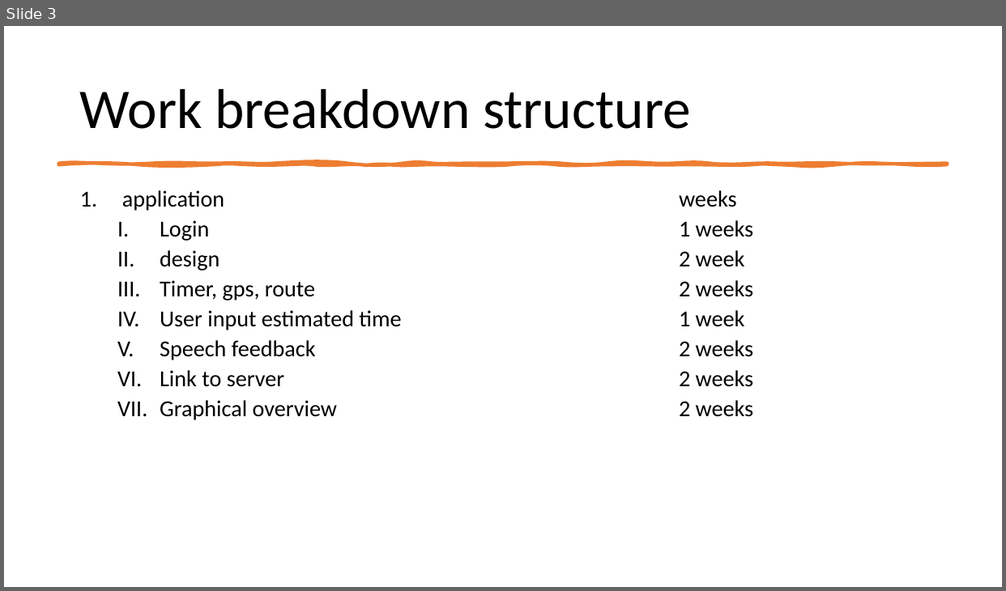
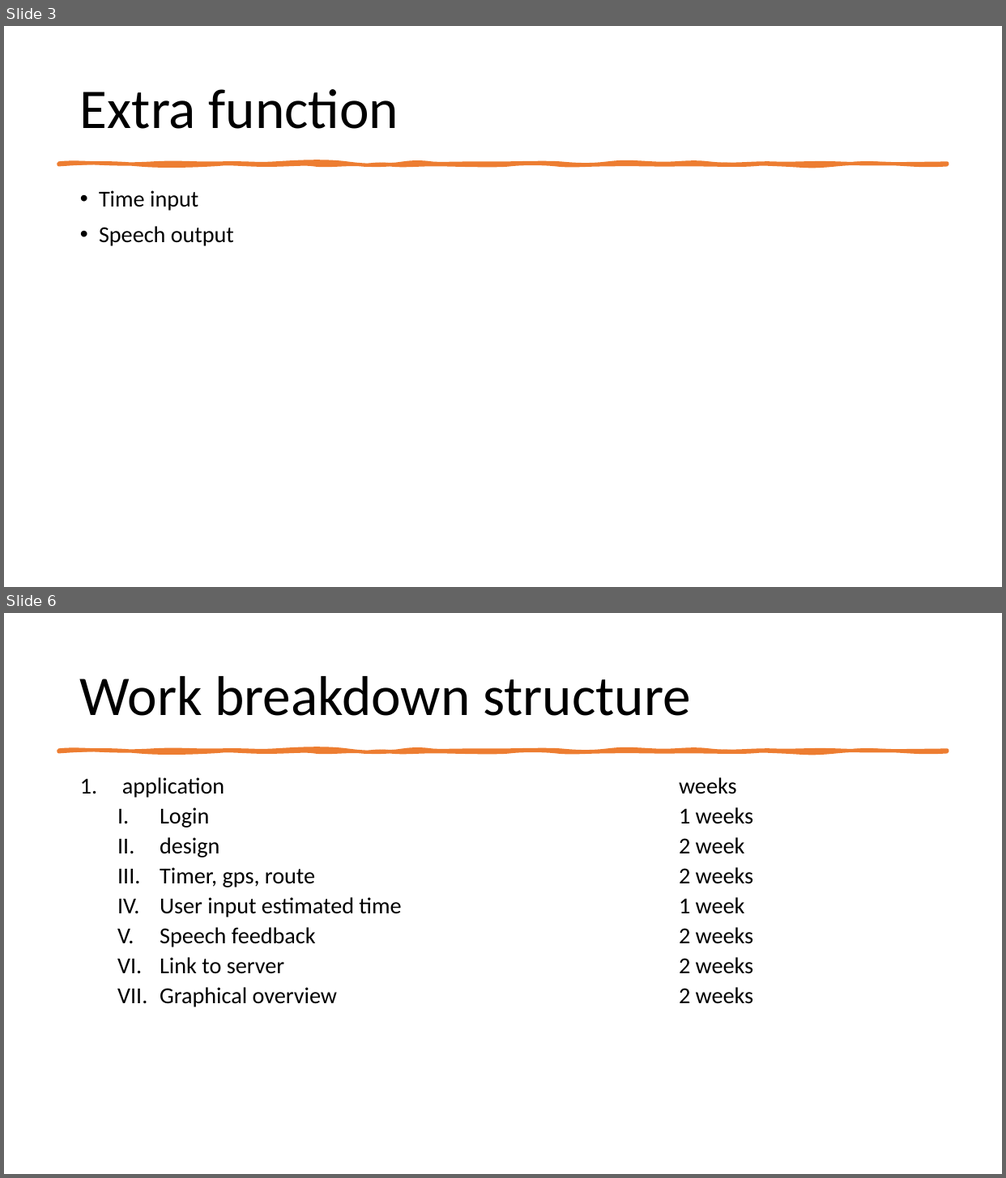
Before and after one commit to nielsver/practice-enterprise, a slide deck: Presentation project.pptx. Shown one above the other, each under a label of ours: slide 3 before the commit, slides 3 and 6 after it; the slides between them are not shown. The pictures are 1006x591 and 1006x1178 pixels, drawn with LibreOffice and Linux fonts; fonts in the diff are those of the drawing. Boxes give left, top, right and bottom in pixels: in the first picture for what was removed or moved away, otherwise in the second. Text is boxed around its words. In the diff, an @@ line names an element or a change of style, - is before the commit and + after.

```diff
--- a/Presentation project.pptx
+++ b/Presentation project.pptx
@@ slide 3 added at bbox=[4, 26, 1002, 587], background #FFFFFF @@
@@ title added at bbox=[80, 89, 399, 129], 54 pt, text #000000 @@
+Extra function
@@ freeform shape added at bbox=[58, 163, 948, 165], fill #ED7D31, outline #ED7D31 3.25 pt @@
@@ text added at bbox=[99, 190, 234, 246], 22 pt, text #000000 @@
+• Time input
+• Speech output
@@ what was slide 3 is now slide 6 @@
```
Also in this commit, not shown: 2 slides changed, 2 other slides added.
